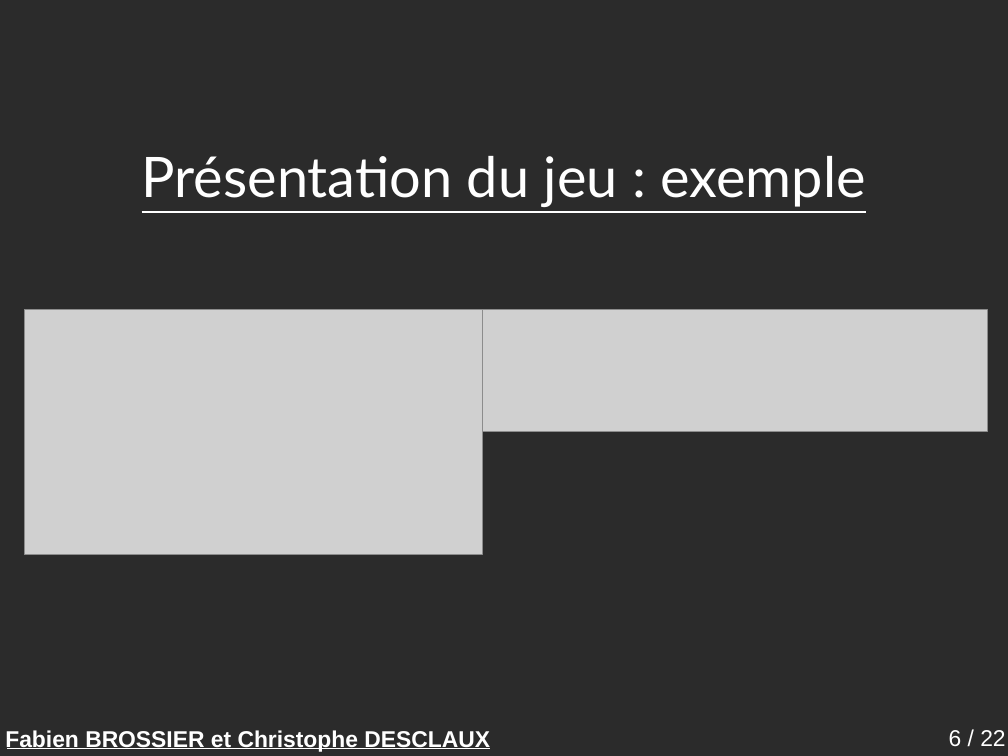
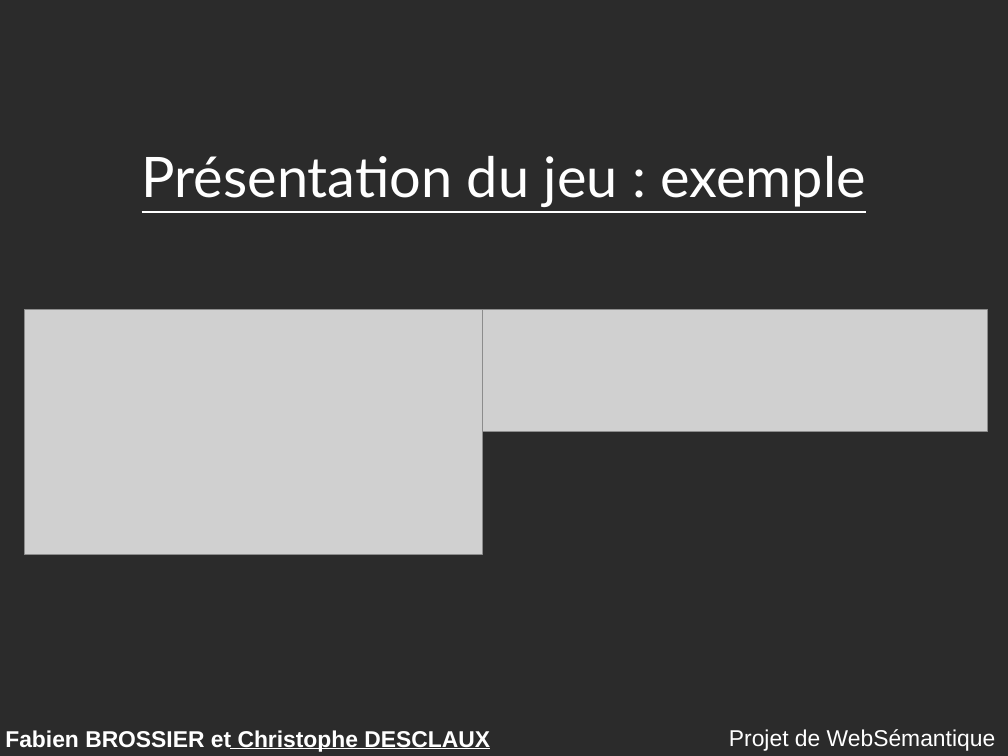
Before and after one commit to descl/TabooGeek, a slide deck: slide 6 of rapport/presentation.odp. Drawn at 1008x756 pixels with LibreOffice and Linux fonts; fonts in the diff are those of the drawing; grey boxes stand for pictures; background and template pictures are left out; a plain dark background stands for a picture behind light text. Boxes give left, top, right and bottom in pixels: in the first picture for what was removed or moved away, otherwise in the second. Text is boxed around its words. In the diff, an @@ line names an element or a change of style, - is before the commit and + after.

```diff
--- a/rapport/presentation.odp
+++ b/rapport/presentation.odp
@@ line moved from (7, 749) - (489, 749) to (231, 749) - (489, 749) @@
@@ text added at <box>729,729,996,751</box>, 18 pt, text #FFFFFF @@
+Projet de WebSémantique
@@ page number removed at <box>949,730,1005,746</box> @@
-6 / 22
```
Also in this commit, not shown: 20 other slides changed, 1 slide added, 1 slide removed, 1 other file.
